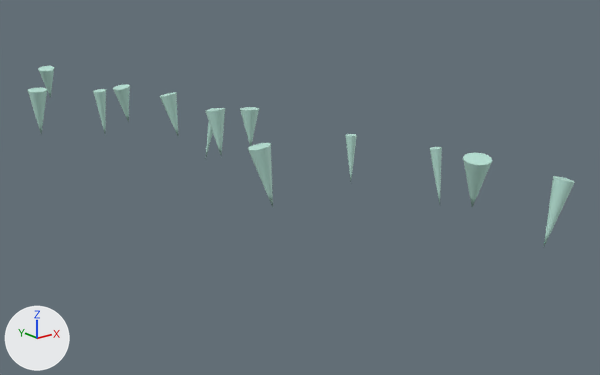
The FBX model RESEARCH_PROJECT_2/export/set_lakebed_shafts.fbx as it was, and as the next commit left it.
Camera for both pictures: a camera (50 mm lens) standing at (-59.2, -121.9, 17.7) and looking at (10.9, -34.2, -17.4). Arrows for +X, +Y and +Z are at lower left; the lights stay in place. The first picture is the older version. Where no turn or scale is listed for an object, it has been applied to the vertices.

The older version as bpy lines, for what is in view:
```python
me_mesh = bpy.data.meshes.new('Mesh')
me_mesh.from_pydata(...)  # 741 vertices, 728 faces; spans x -9.6..17.1, y -74.2..19.3, z -16.6..-5.4
me_mesh.materials.append(mat_shaft_mat)  # green #bce7da
ob_set_lakebed_shafts = bpy.data.objects.new('set_lakebed_shafts', me_mesh)
ob_set_lakebed_shafts.location = (0.0, 0.0, 0.0)
```
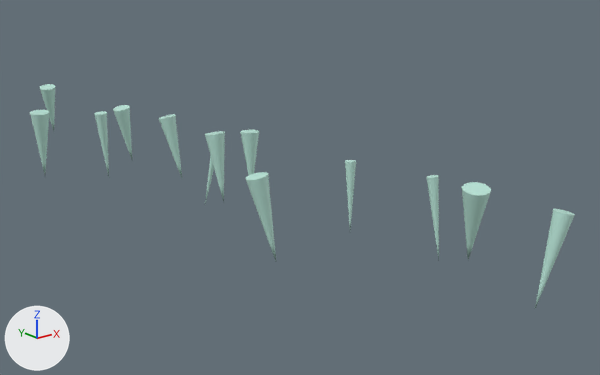
Boxes (x1, y1, x2, y2) around the edits, measured in the pictures (600 x 375 px; the box of a moved part takes in the faces that stretch with it):
'set_lakebed_shafts', reshaped (24% taller)
    before: (28, 66, 575, 246)
    after: (30, 84, 575, 308)
part 1 of me_mesh, moved or reshaped
    before: (38, 66, 54, 98)
    after: (40, 84, 55, 131)
part 2 of me_mesh, moved or reshaped
    before: (28, 87, 47, 134)
    after: (30, 110, 49, 175)
part 3 of me_mesh, moved or reshaped
    before: (93, 89, 106, 133)
    after: (94, 111, 109, 177)
part 4 of me_mesh, moved or reshaped
    before: (113, 84, 130, 122)
    after: (113, 105, 132, 159)
part 5 of me_mesh, moved or reshaped
    before: (160, 92, 178, 136)
    after: (159, 114, 182, 178)
part 6 of me_mesh, moved or reshaped
    before: (205, 108, 214, 160)
    after: (205, 155, 214, 204)
part 7 of me_mesh, moved or reshaped
    before: (205, 108, 225, 155)
    after: (205, 131, 225, 202)
part 8 of me_mesh, moved or reshaped
    before: (240, 107, 259, 146)
    after: (240, 130, 259, 176)
part 9 of me_mesh, moved or reshaped
    before: (248, 143, 273, 207)
    after: (246, 172, 276, 261)
part 10 of me_mesh, moved or reshaped
    before: (346, 134, 357, 181)
    after: (345, 160, 356, 228)
part 11 of me_mesh, moved or reshaped
    before: (430, 147, 442, 204)
    after: (426, 175, 439, 260)
part 12 of me_mesh, moved or reshaped
    before: (463, 152, 492, 207)
    after: (462, 182, 491, 259)
part 13 of me_mesh, moved or reshaped
    before: (544, 176, 575, 246)
    after: (535, 209, 575, 308)

The change, as a diff of the scene's bpy script:
```diff
--- a/RESEARCH_PROJECT_2/export/set_lakebed_shafts.fbx.py
+++ b/RESEARCH_PROJECT_2/export/set_lakebed_shafts.fbx.py
@@ me_mesh @@
-me_mesh.from_pydata(...)  # 741 vertices, 728 faces; spans x -9.6..17.1, y -74.2..19.3, z -16.6..-5.4
+me_mesh.from_pydata(...)  # 741 vertices, 728 faces; spans x -9.7..17.5, y -74.3..19.2, z -24.2..-8.6
+# me_mesh part 1: the loose piece of 57 vertices spanning x -4.9..-2.3, y 16.7..19.3, z -11.2..-5.4 is multiplied about its middle by the matrix ((1.008, 0.011, -0.065), (0.011, 1.015, -0.091), (-0.065, -0.091, 1.539)), then moved by (0.0, 0.0, -4.6)
+# me_mesh part 2: the loose piece of 57 vertices spanning x -9.6..-6.5, y 9.8..12.9, z -15.8..-7.8 is multiplied about its middle by the matrix ((1.0, 0.001, -0.009), (0.001, 1.003, -0.037), (-0.009, -0.037, 1.469)), then moved by (0.0, 0.0, -5.5)
+# me_mesh part 3: the loose piece of 57 vertices spanning x -1.4..0.6, y 3.3..5.3, z -15.8..-7.9 is multiplied about its middle by the matrix ((1.002, 0.001, -0.03), (0.001, 1.0, -0.008), (-0.03, -0.008, 1.47)), then moved by (0.0, 0.0, -5.6)
+# me_mesh part 4: the loose piece of 57 vertices spanning x -2.2..0.4, y -5.9..-3.3, z -11.9..-5.8 is multiplied about its middle by the matrix ((1.015, 0.003, -0.088), (0.003, 1.001, -0.018), (-0.088, -0.018, 1.53)), then moved by (0.0, 0.0, -4.7)
+# me_mesh part 5: the loose piece of 57 vertices spanning x 3.3..6.0, y -10.6..-8.0, z -14.0..-6.9 is multiplied about its middle by the matrix ((1.008, -0.009, -0.062), (-0.009, 1.011, 0.073), (-0.062, 0.073, 1.481)), then moved by (0.0, 0.0, -5.1)
+# me_mesh part 6: the loose piece of 57 vertices spanning x 6.6..8.0, y -18.8..-16.4, z -16.6..-8.3 is multiplied about its middle by the matrix ((1.004, -0.009, 0.041), (-0.009, 1.02, -0.094), (0.041, -0.094, 1.436)), then moved by (0.0, 0.0, -5.7)
+# me_mesh part 7: the loose piece of 57 vertices spanning x 2.3..5.2, y -25.4..-22.6, z -13.8..-6.8 is multiplied about its middle by the matrix ((1.0, -0.002, -0.013), (-0.002, 1.009, 0.068), (-0.013, 0.068, 1.495)), then moved by (0.0, 0.0, -5.1)
+# me_mesh part 8: the loose piece of 57 vertices spanning x 2.8..5.4, y -33.2..-30.7, z -11.1..-5.5 is scaled about its middle by (1, 1.01, 1.57), then moved by (0.0, 0.0, -4.7)
+# me_mesh part 9: the loose piece of 57 vertices spanning x -1.8..1.1, y -41.6..-38.7, z -16.5..-8.1 is multiplied about its middle by the matrix ((1.011, -0.008, -0.069), (-0.008, 1.007, 0.054), (-0.069, 0.054, 1.444)), then moved by (0.0, 0.0, -5.6)
+# me_mesh part 10: the loose piece of 57 vertices spanning x 5.7..7.0, y -50.4..-49.1, z -12.2..-6.1 is scaled about its middle by (1.01, 1.03, 1.54), then moved by (0.0, 0.0, -4.9)
+# me_mesh part 11: the loose piece of 57 vertices spanning x 12.3..13.7, y -58.3..-56.6, z -14.4..-7.2 is multiplied about its middle by the matrix ((1.0, -0.002, -0.014), (-0.002, 1.009, 0.066), (-0.014, 0.066, 1.484)), then moved by (0.0, 0.0, -5.3)
+# me_mesh part 12: the loose piece of 57 vertices spanning x 8.4..11.6, y -67.6..-64.6, z -12.2..-5.9 is multiplied about its middle by the matrix ((1.006, 0.009, -0.058), (0.009, 1.011, -0.077), (-0.058, -0.077, 1.519)), then moved by (0.0, 0.0, -4.8)
+# me_mesh part 13: the loose piece of 57 vertices spanning x 14.2..17.1, y -74.2..-71.9, z -15.6..-7.7 is multiplied about its middle by the matrix ((1.024, -0.007, 0.103), (-0.007, 1.002, -0.032), (0.103, -0.032, 1.448)), then moved by (0.0, 0.0, -5.4)
 me_mesh.materials.append(mat_shaft_mat)
```
